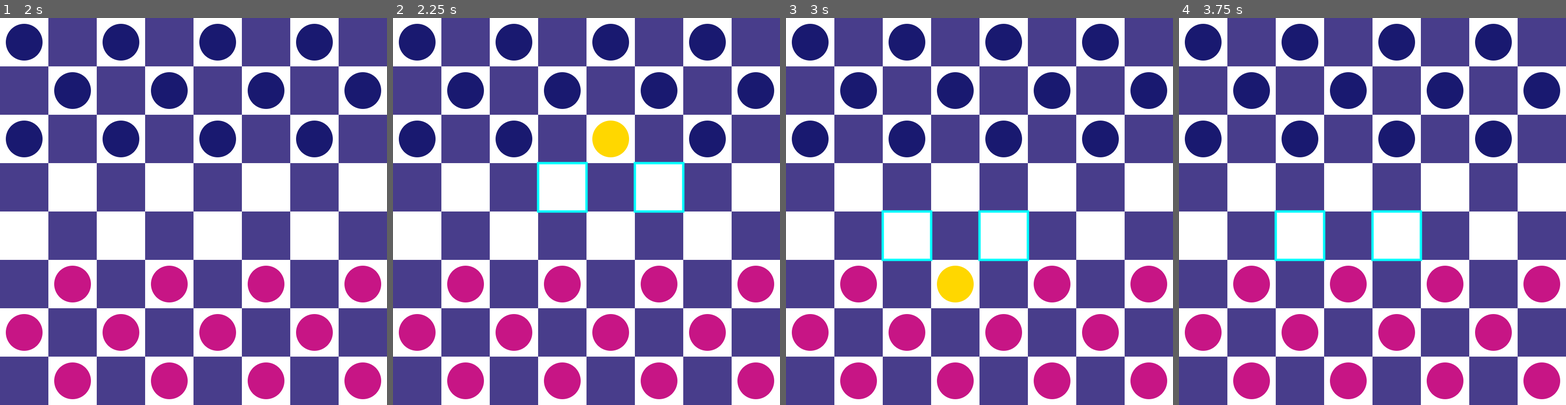
Above: before the commit, frames 1-4 (left to right).
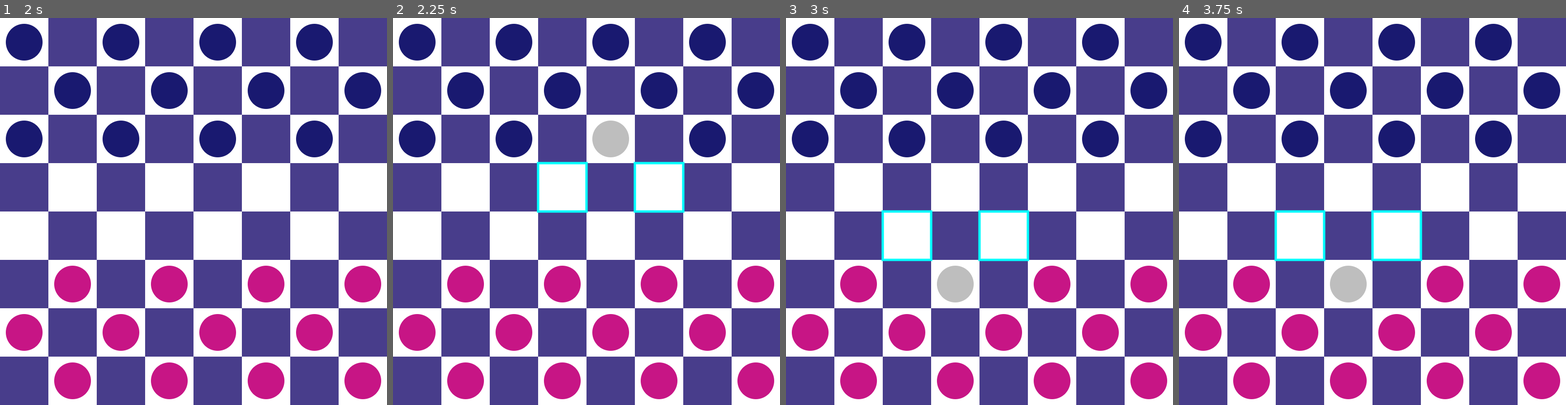
Above: after the commit, the same moments.

Repository: mattsullentrup/godot-checkers
Game: Godot game, scene res://main.tscn
Two runs of this game, one before a commit and one after it. Both use one fixed random seed, a clock stepped at 60 frames per second and the inputs below.
Inputs (mouse positions are in pixels of both pictures, inside the frame that each line leads up to):
- Up to frame 1 (2 s): tap Enter at 0.5 s; move the mouse to (278, 192) at 0.52 s; press the mouse at (278, 192) at 0.53 s; tap Space at 1.25 s; move the mouse to (116, 230) at 1.27 s; release the mouse at (116, 230) at 1.28 s; click (116, 230) at 1.35 s
- Up to frame 2 (2.25 s): tap Enter at 2 s; move the mouse to (625, 126) at 2.02 s; press the mouse at (625, 126) at 2.03 s
- Up to frame 3 (3 s): tap Space at 2.75 s; move the mouse to (960, 288) at 2.77 s; release the mouse at (960, 288) at 2.78 s; click (960, 288) at 2.85 s
- Up to frame 4 (3.75 s): tap Enter at 3.5 s; move the mouse to (1488, 269) at 3.52 s; press the mouse at (1488, 269) at 3.53 s

Frame 1 is identical in both runs. In frame 2, 0.7% of the frame differs, in the area x 51-61%, y 26-36%; in frame 3, 0.7%; in frame 4, 0.7%.

Commit message:
Change how visuals parent references are handled

Diff:
--- a/9_10_24_checkers/main.gd
+++ b/9_10_24_checkers/main.gd
@@ -13,20 +13,16 @@
 const INVALID_TILE = -Vector2i.ONE
 
 var pieces: Array[Piece]
-var _highlighted_tiles: Array[Vector2i]
+var highlighted_tiles: Array[Vector2i]
+var focused_piece: Piece
+
 var _mouse_pos: Vector2i
-var _focused_piece: Piece
 #var _whose_turn := Team.PLAYER_ONE
 
-@onready var _visuals: Visuals = %Visuals
+#@onready var _visuals: Visuals = %Visuals
 
 
 func _ready() -> void:
-	_visuals.cell_size = CELL_SIZE
-	_visuals.grid_size = GRID_SIZE
-	_visuals.focused_piece = _focused_piece
-	_visuals.highlighted_tiles = _highlighted_tiles
-
 	_create_pieces(0, 3, Team.PLAYER_TWO)
 	_create_pieces(5, GRID_SIZE, Team.PLAYER_ONE)
 
@@ -35,7 +31,7 @@
 	if event is InputEventMouseMotion:
 		_get_hovered_piece()
 	elif event is InputEventMouseButton and event.is_action_pressed("click"):
-		if _mouse_pos in _highlighted_tiles:
+		if _mouse_pos in highlighted_tiles:
 			_move_piece()
 			return
 
@@ -69,28 +65,28 @@
 func _get_clicked_piece() -> void:
 	for piece in pieces:
 		if piece.position == _mouse_pos:
-			_focused_piece = piece
-			_highlighted_tiles.clear()
+			focused_piece = piece
+			highlighted_tiles.clear()
 			_get_available_moves()
 
 
 func _get_available_moves() -> void:
-	if _focused_piece.team == Team.PLAYER_ONE:
-		var upper_left := _get_tile(_focused_piece.position + -Vector2i.ONE)
-		var upper_right := _get_tile(_focused_piece.position + Vector2i(1, -1))
+	if focused_piece.team == Team.PLAYER_ONE:
+		var upper_left := _get_tile(focused_piece.position + -Vector2i.ONE)
+		var upper_right := _get_tile(focused_piece.position + Vector2i(1, -1))
 		if not upper_left == INVALID_TILE:
-			_highlighted_tiles.append(upper_left)
+			highlighted_tiles.append(upper_left)
 
 		if not upper_right == INVALID_TILE:
-			_highlighted_tiles.append(upper_right)
-	elif _focused_piece.team == Team.PLAYER_TWO:
-		var lower_left := _get_tile(_focused_piece.position + Vector2i(-1, 1))
-		var lower_right := _get_tile(_focused_piece.position + Vector2i.ONE)
+			highlighted_tiles.append(upper_right)
+	elif focused_piece.team == Team.PLAYER_TWO:
+		var lower_left := _get_tile(focused_piece.position + Vector2i(-1, 1))
+		var lower_right := _get_tile(focused_piece.position + Vector2i.ONE)
 		if not lower_left == INVALID_TILE:
-			_highlighted_tiles.append(lower_left)
+			highlighted_tiles.append(lower_left)
 
 		if not lower_right == INVALID_TILE:
-			_highlighted_tiles.append(lower_right)
+			highlighted_tiles.append(lower_right)
 
 
 func _get_tile(tile_pos: Vector2i) -> Vector2i:
@@ -102,18 +98,18 @@
 
 	for piece in pieces:
 		if piece.position == tile_pos:
-			if _focused_piece.team == piece.team:
+			if focused_piece.team == piece.team:
 				return INVALID_TILE
 			else:
 				# Can jump over an opponent piece
-				var direction := tile_pos - _focused_piece.position
+				var direction := tile_pos - focused_piece.position
 				return _get_tile(tile_pos + direction)
 
 	return tile_pos
 
 
 func _move_piece() -> void:
-	var distance := _mouse_pos - _focused_piece.position
+	var distance := _mouse_pos - focused_piece.position
 	if distance.abs() > Vector2i.ONE:
 		var jumped_tile := _mouse_pos - (distance / 2)
 		for piece in pieces:
@@ -121,9 +117,9 @@
 				pieces.erase(piece)
 				break
 
-	_focused_piece.position = _mouse_pos
-	_focused_piece = null
-	_highlighted_tiles.clear()
+	focused_piece.position = _mouse_pos
+	focused_piece = null
+	highlighted_tiles.clear()
 
 
 func _create_pieces(start_y: int, end_y: int, team: Team) -> void:
--- a/9_10_24_checkers/visuals.gd
+++ b/9_10_24_checkers/visuals.gd
@@ -2,10 +2,7 @@
 extends Node2D
 
 
-var cell_size: int
-var grid_size: int
-var focused_piece: Main.Piece
-var highlighted_tiles: Array[Vector2i]
+@onready var _parent := get_parent() as Main
 
 
 func _draw() -> void:
@@ -19,30 +16,30 @@
 
 
 func _draw_pieces() -> void:
-	for piece: Main.Piece in get_parent().pieces:
+	for piece: Main.Piece in _parent.pieces:
 		var color: Color = _get_piece_color(piece)
 
 		@warning_ignore("integer_division")
-		var offset = cell_size / 2
+		var offset = _parent.CELL_SIZE / 2
 		var offset_pos = Vector2i(
-				(piece.position.x * cell_size) + offset,
-				(piece.position.y * cell_size) + offset
+				(piece.position.x * _parent.CELL_SIZE) + offset,
+				(piece.position.y * _parent.CELL_SIZE) + offset
 		)
 
 		draw_circle(offset_pos, Main.RADIUS, color, true, -1, true)
 
 
 func _highlight_tiles() -> void:
-	for tile: Vector2i in highlighted_tiles:
+	for tile: Vector2i in _parent.highlighted_tiles:
 		draw_rect(
-				Rect2i(tile * cell_size, Vector2i(cell_size, cell_size)),
+				Rect2i(tile * _parent.CELL_SIZE, Vector2i(_parent.CELL_SIZE, _parent.CELL_SIZE)),
 				Color.AQUA, false,
 				5, true
 		)
 
 
 func _get_piece_color(piece: Main.Piece) -> Color:
-	if piece == focused_piece:
+	if piece == _parent.focused_piece:
 		return Color.GRAY
 	elif piece.is_hovered:
 		return Color.GOLD
@@ -53,11 +50,14 @@
 
 
 func _draw_tiles() -> void:
-	for y in grid_size:
-		for x in grid_size:
+	for y in _parent.GRID_SIZE:
+		for x in _parent.GRID_SIZE:
 			var color := Color.WHITE if (x + y) % 2 == 0 else Color.DARK_SLATE_BLUE
 			draw_rect(
-					Rect2i(Vector2i(x * cell_size, y * cell_size), Vector2i(cell_size, cell_size)),
+					Rect2i(
+							Vector2i(x * _parent.CELL_SIZE, y * _parent.CELL_SIZE),
+							Vector2i(_parent.CELL_SIZE, _parent.CELL_SIZE)
+					),
 					color,
 					true
 			)
